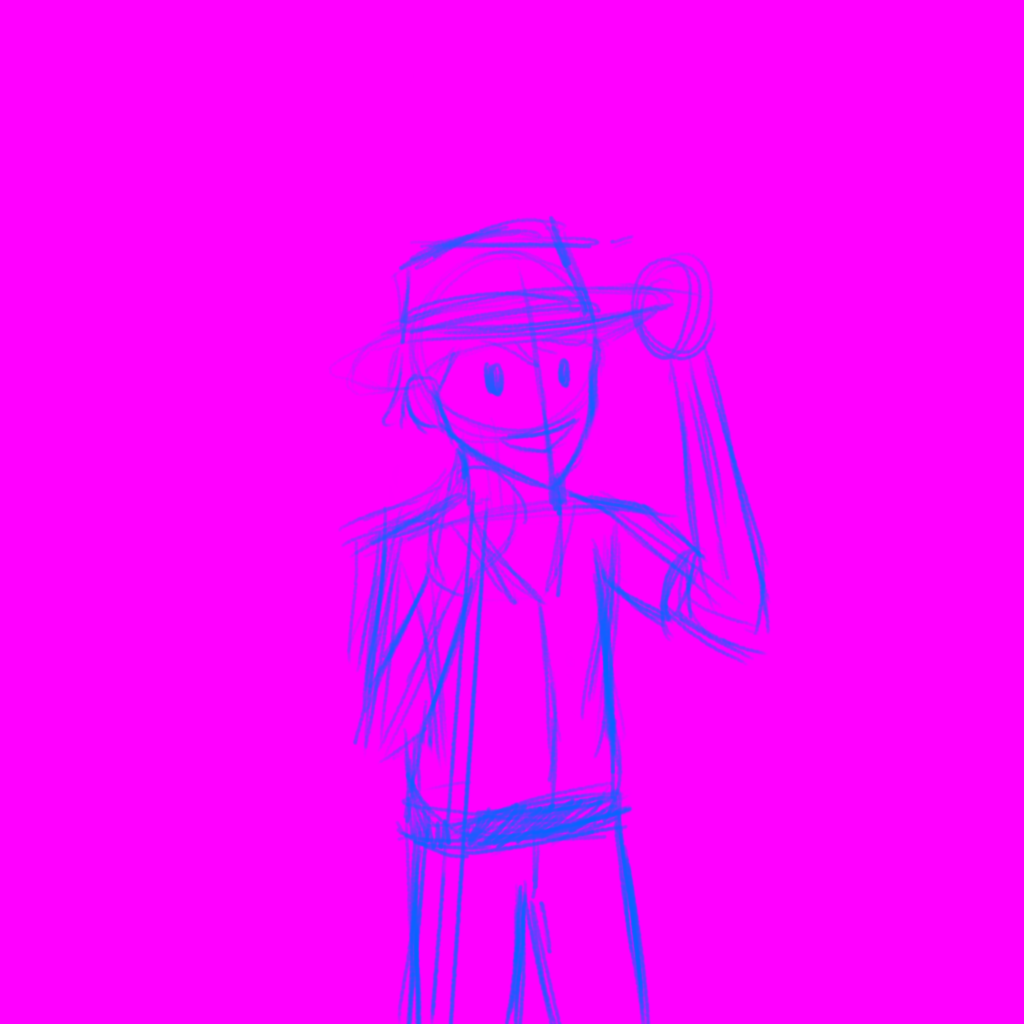
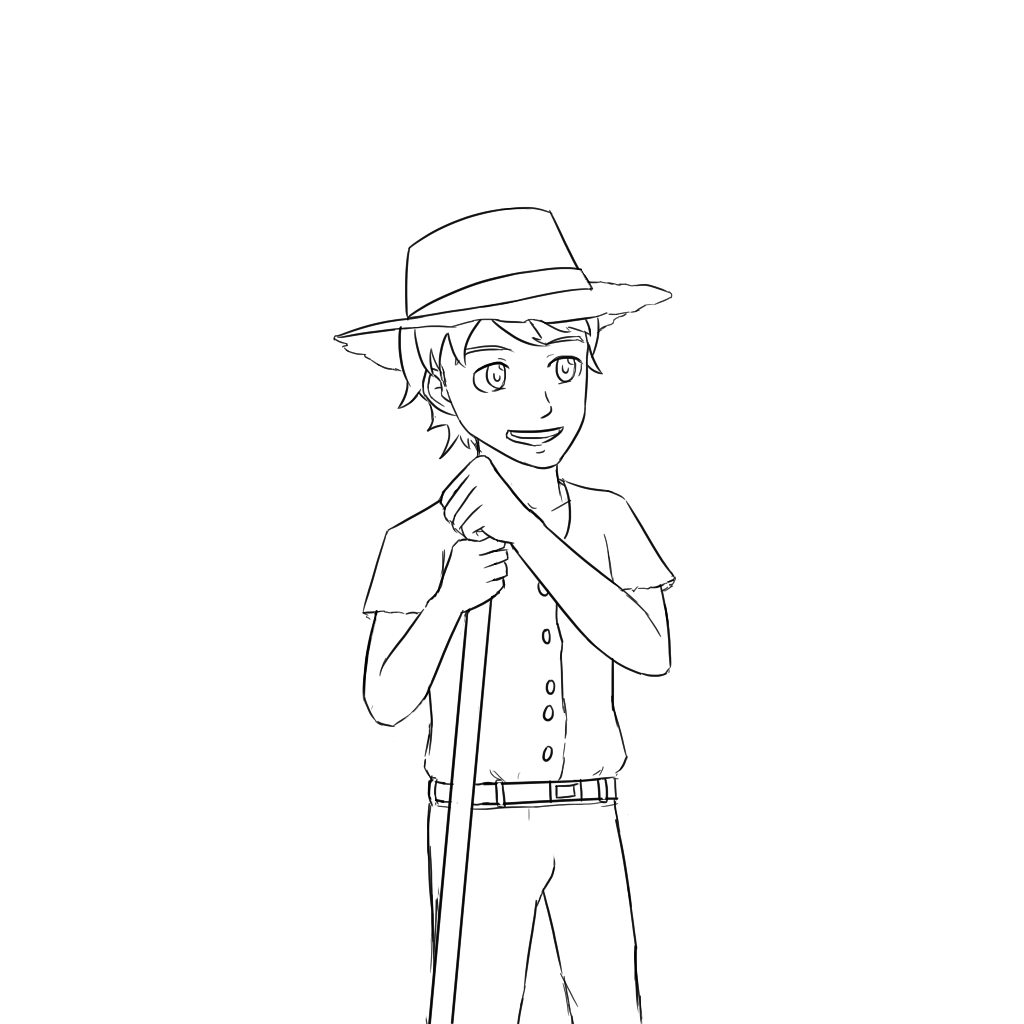
Layered file, before and after one edit (1024 × 1024). Changes by layer:
painted on "line" over [333, 206, 676, 1024]
hid "sketch", opacity 100% → 36% over [328, 74, 772, 1024]
hid "Layer 20" over [0, 0, 1024, 1024]
